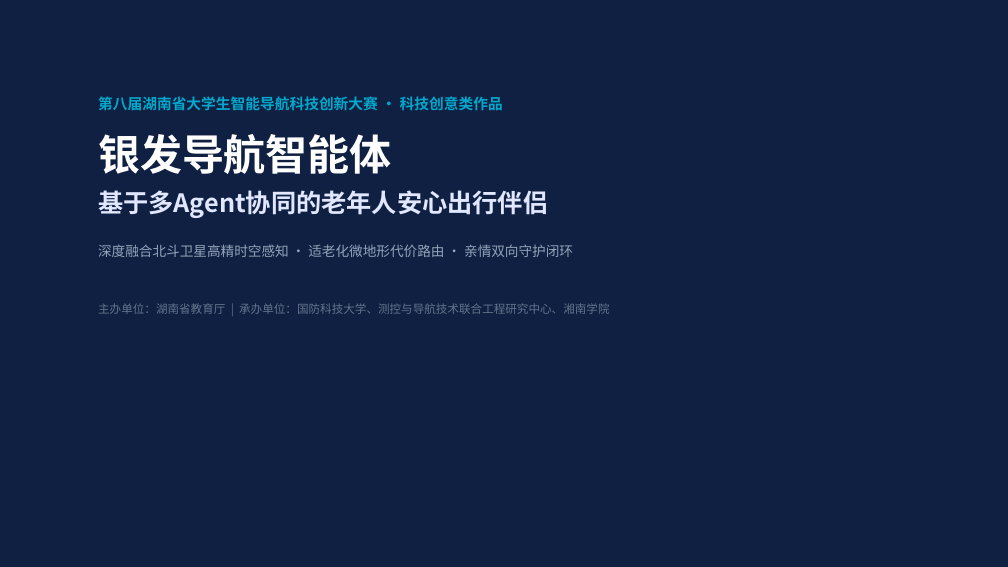
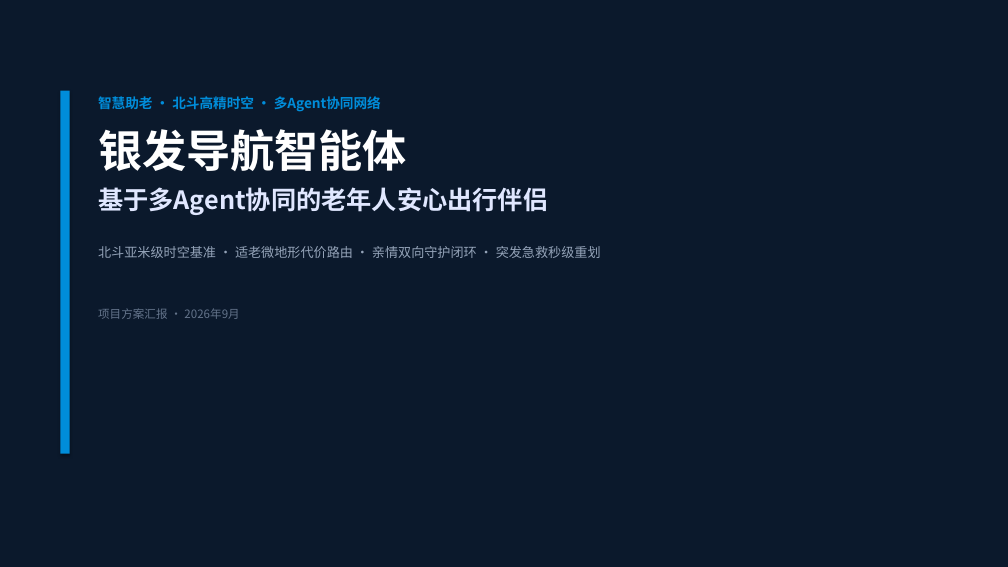
Before and after one commit to yockkkk/laoyouji, a slide deck: slide 1 of docs/competition/银发导航智能体：基于多Agent协同的老年人安心出行伴侣_作品介绍PPT.pptx. Drawn at 1008x567 pixels with LibreOffice and Linux fonts; fonts in the diff are those of the drawing. Boxes give left, top, right and bottom in pixels: in the first picture for what was removed or moved away, otherwise in the second. Text is boxed around its words. In the diff, an @@ line names an element or a change of style, - is before the commit and + after.

```diff
--- a/docs/competition/银发导航智能体：基于多Agent协同的老年人安心出行伴侣_作品介绍PPT.pptx
+++ b/docs/competition/银发导航智能体：基于多Agent协同的老年人安心出行伴侣_作品介绍PPT.pptx
@@ rectangle at (0, 0, 1008, 567): fill #0F2043 to #0B192C @@
@@ rectangle added at (60, 91, 70, 454), fill #008DDA @@
@@ text at (98, 96, 381, 112): text changed; size 14 to 13 pt; text colour #00A8CC to #008DDA @@
-第八届湖南省大学生智能导航科技创新大赛 · 科技创意类作品
+智慧助老 · 北斗高精时空 · 多Agent协同网络
@@ text at (98, 129, 407, 171): size 40 to 42 pt in "银发导航智能体"; less space between paragraphs @@
@@ text at (98, 246, 601, 319): text changed; size 11 to 12.5 pt; text colour #64748B to #94A3B8 @@
-深度融合北斗卫星高精时空感知 · 适老化微地形代价路由 · 亲情双向守护闭环
-主办单位：湖南省教育厅 | 承办单位：国防科技大学、测控与导航技术联合工程研究中心、湘南学院
+北斗亚米级时空基准 · 适老微地形代价路由 · 亲情双向守护闭环 · 突发急救秒级重划
+项目方案汇报 · 2026年9月
```
Also in this commit, not shown: 5 other slides changed, 5 slides added, 4 slides removed, 5 other files.
